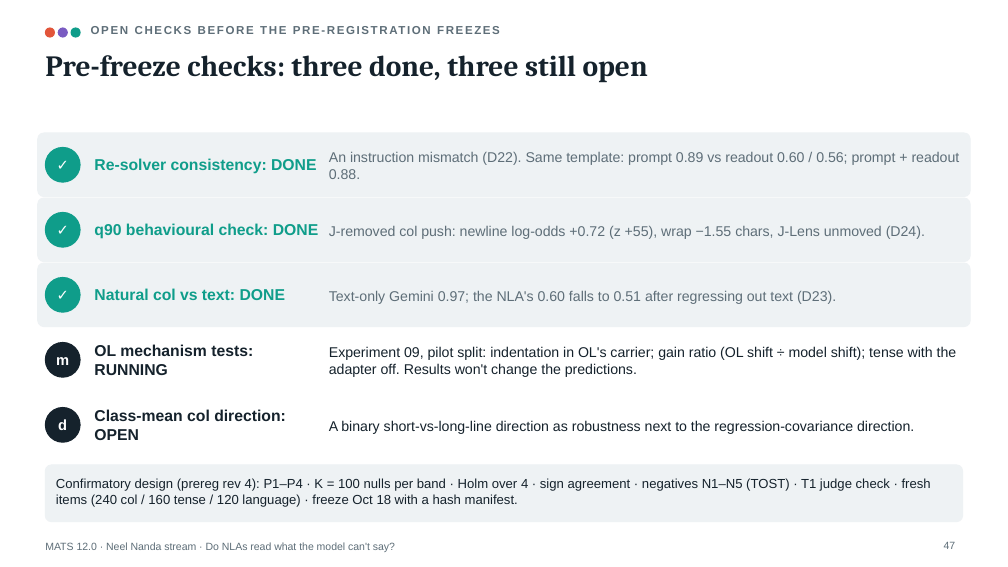
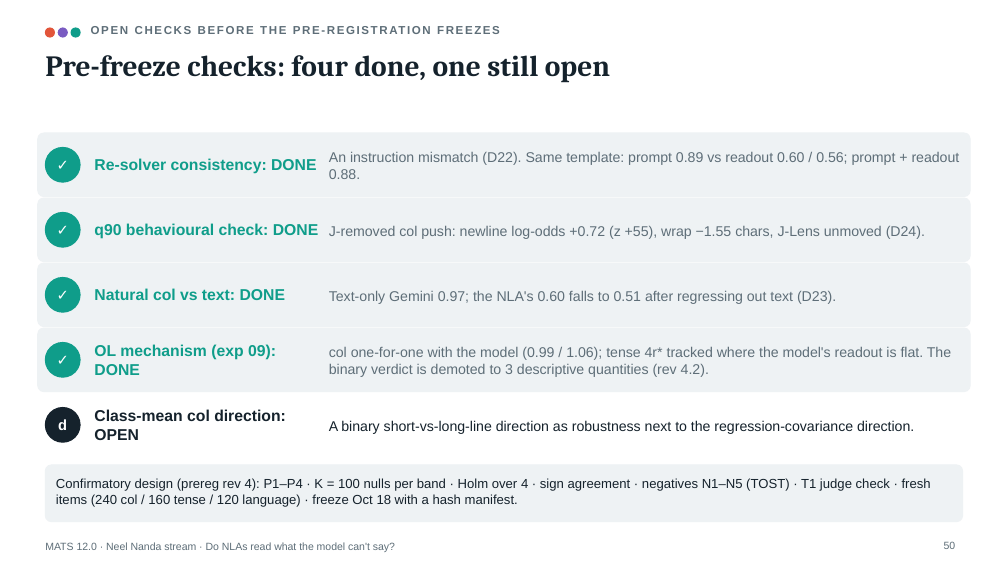
Before and after one commit to Jarus77/mats-nla-workspace, a slide deck: slide 50 of deck/mats_nla_workspace.pptx (slide 47 before the commit). Drawn at 1008x567 pixels with LibreOffice and Linux fonts; fonts in the diff are those of the drawing. Boxes give left, top, right and bottom in pixels: in the first picture for what was removed or moved away, otherwise in the second. Text is boxed around its words. In the diff, an @@ line names an element or a change of style, - is before the commit and + after.

Commit message:
feat: deck v5 (60 slides; exp 09 result, why-not-diagnostic slide, claim-tier slide, rev 4.2)

```diff
--- a/deck/mats_nla_workspace.pptx
+++ b/deck/mats_nla_workspace.pptx
@@ title at bbox=[45, 55, 538, 80]: text changed @@
-Pre-freeze checks: three done, three still open
+Pre-freeze checks: four done, one still open
@@ rounded rectangle added at bbox=[38, 328, 970, 392], fill #EEF2F4, outline #EEF2F4 1 pt @@
@@ ellipse at bbox=[45, 343, 80, 377]: fill #15222C to #0F9D8A; outline #15222C 1 pt to #0F9D8A 1 pt @@
@@ text added at bbox=[45, 343, 80, 377], 14 pt, text #FFFFFF, bold @@
+✓
@@ text removed at bbox=[56, 357, 69, 365] @@
-m
@@ text at bbox=[94, 344, 276, 375]: text changed; text colour #15222C to #0F9D8A @@
-OL mechanism tests: RUNNING
+OL mechanism (exp 09): DONE
@@ text at bbox=[329, 347, 951, 377]: text changed; text colour #15222C to #5E6E78 @@
-Experiment 09, pilot split: indentation in OL's carrier; gain ratio (OL shift ÷ model shift); tense with the adapter off. Results won't change the predictions.
+col one-for-one with the model (0.99 / 1.06); tense 4r* tracked where the model's readout is flat. The binary verdict is demoted to 3 descriptive quantities (rev 4.2).
@@ page number at bbox=[944, 542, 956, 549]: text changed @@
-47
+50
```
Also in this commit, not shown: 15 other slides changed, 3 slides added, 7 other files.
